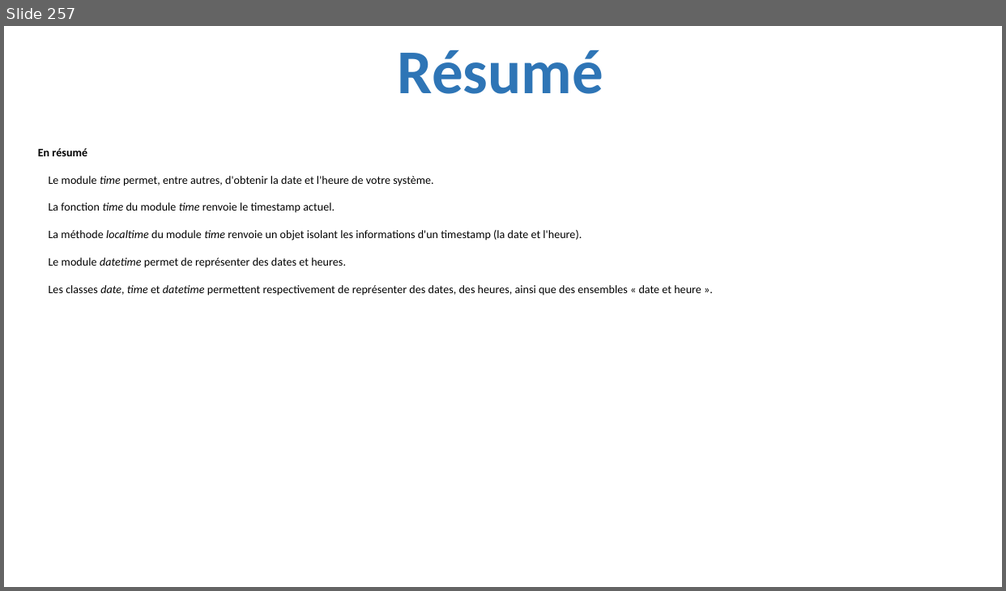
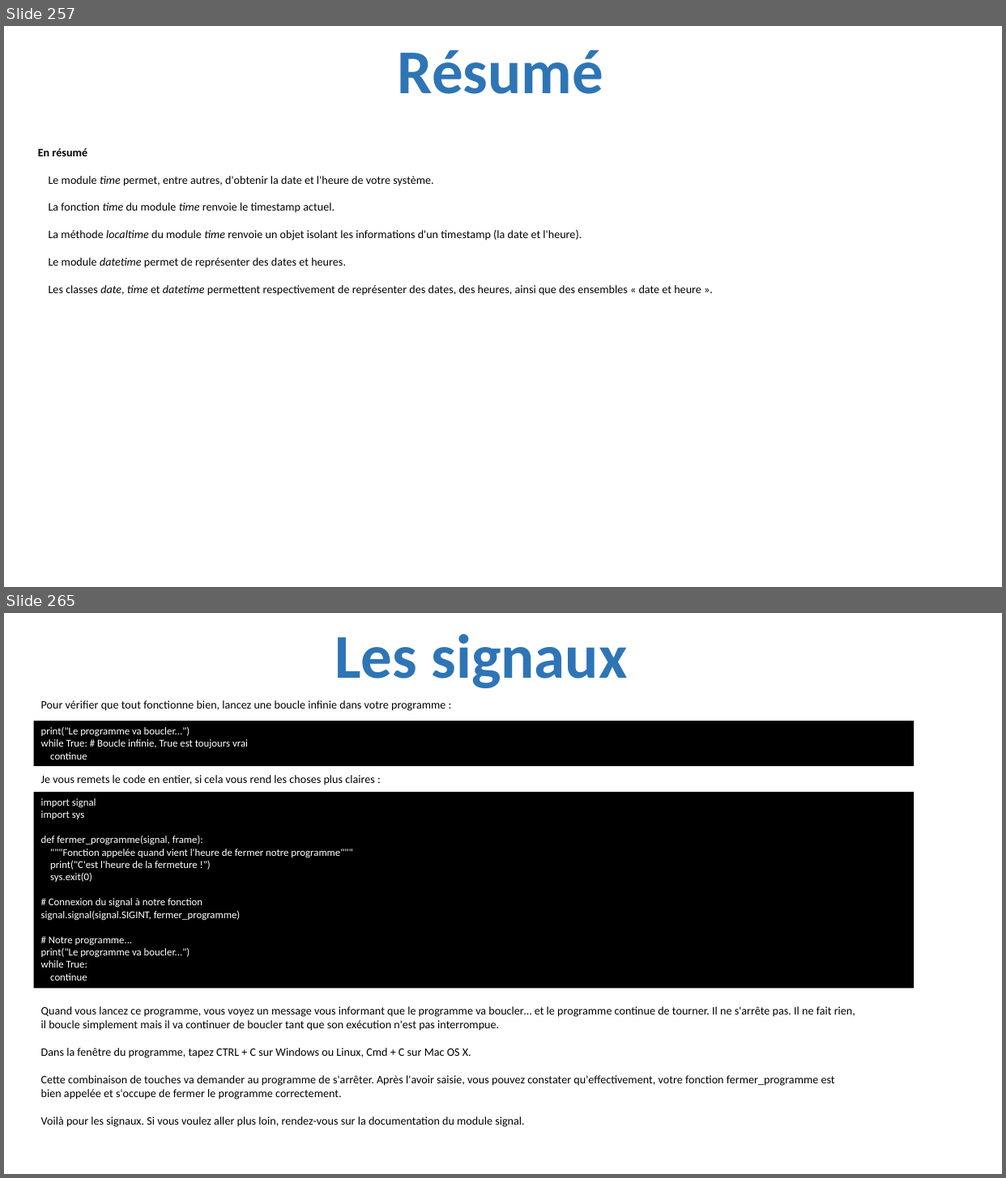
Before and after one commit to julienPalleau/PythonDoc, a slide deck: Python-resume.pptx. Shown one above the other, each under a label of ours: slide 257 before the commit, slides 257 and 265 after it; the slides between them are not shown. The pictures are 1006x591 and 1006x1178 pixels, drawn with LibreOffice and Linux fonts; fonts in the diff are those of the drawing. Boxes give left, top, right and bottom in pixels: in the first picture for what was removed or moved away, otherwise in the second. Text is boxed around its words. In the diff, an @@ line names an element or a change of style, - is before the commit and + after.

```diff
--- a/Python-resume.pptx
+++ b/Python-resume.pptx
@@ slide 265 added at bbox=[4, 613, 1002, 1174], background #FFFFFF @@
@@ title added at bbox=[334, 634, 628, 688], 60 pt, text #2E75B6, bold @@
+Les signaux
@@ text added at bbox=[41, 700, 445, 711], 11 pt, text #000000 @@
+Pour vérifier que tout fonctionne bien, lancez une boucle infinie dans votre programme :
@@ rectangle added at bbox=[34, 721, 914, 766], fill #000000, 10 pt, text #FFFFFF @@
+print("Le programme va boucler...")
+while True: # Boucle infinie, True est toujours vrai
+continue
@@ text added at bbox=[41, 775, 375, 786], 11 pt, text #000000 @@
+Je vous remets le code en entier, si cela vous rend les choses plus claires :
@@ rectangle added at bbox=[34, 792, 914, 989], fill #000000, 10 pt, text #FFFFFF @@
+import signal
+import sys
+def fermer_programme(signal, frame):
+"""Fonction appelée quand vient l'heure de fermer notre programme"""
+print("C'est l'heure de la fermeture !")
+sys.exit(0)
+# Connexion du signal à notre fonction
+signal.signal(signal.SIGINT, fermer_programme)
+# Notre programme...
+print("Le programme va boucler...")
+while True:
+continue
@@ text added at bbox=[41, 1007, 855, 1127], 11 pt, text #000000 @@
+Quand vous lancez ce programme, vous voyez un message vous informant que le programme va boucler… et le programme continue de tourner. Il ne s'arrête pas. Il ne fait rien, il boucle simplement mais il va continuer de boucler tant que son exécution n'est pas interrompue.
+Dans la fenêtre du programme, tapez CTRL + C sur Windows ou Linux, Cmd + C sur Mac OS X.
+Cette combinaison de touches va demander au programme de s'arrêter. Après l'avoir saisie, vous pouvez constater qu'effectivement, votre fonction fermer_programme est bien appelée et s'occupe de fermer le programme correctement.
+Voilà pour les signaux. Si vous voulez aller plus loin, rendez-vous sur la documentation du module signal.
```
Also in this commit, not shown: 20 other slides added.
